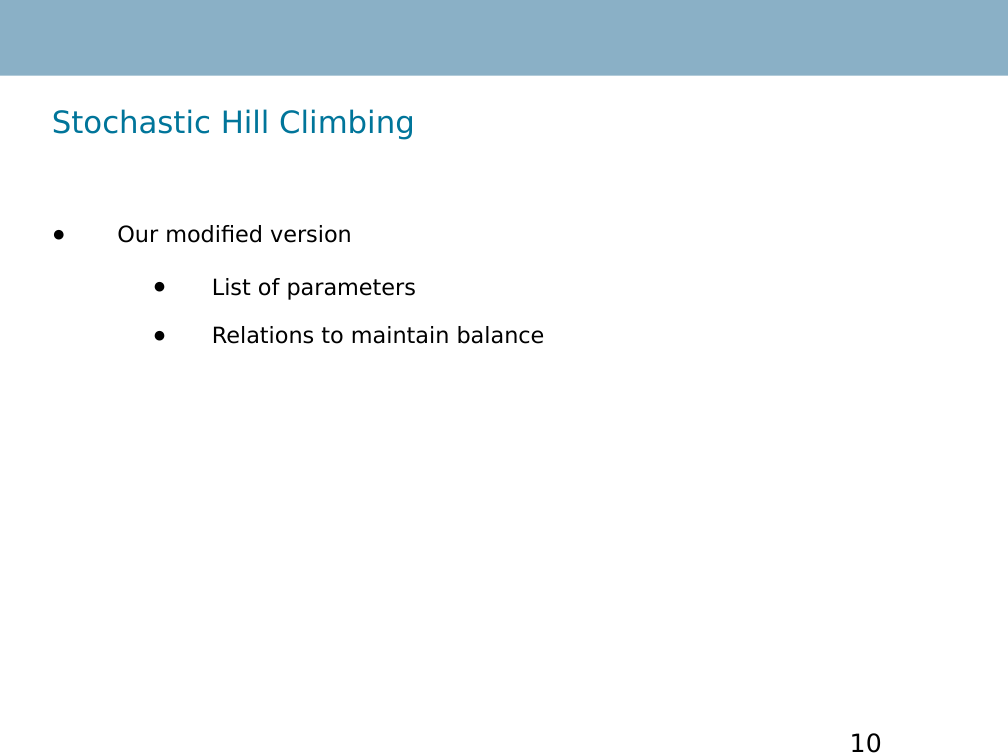
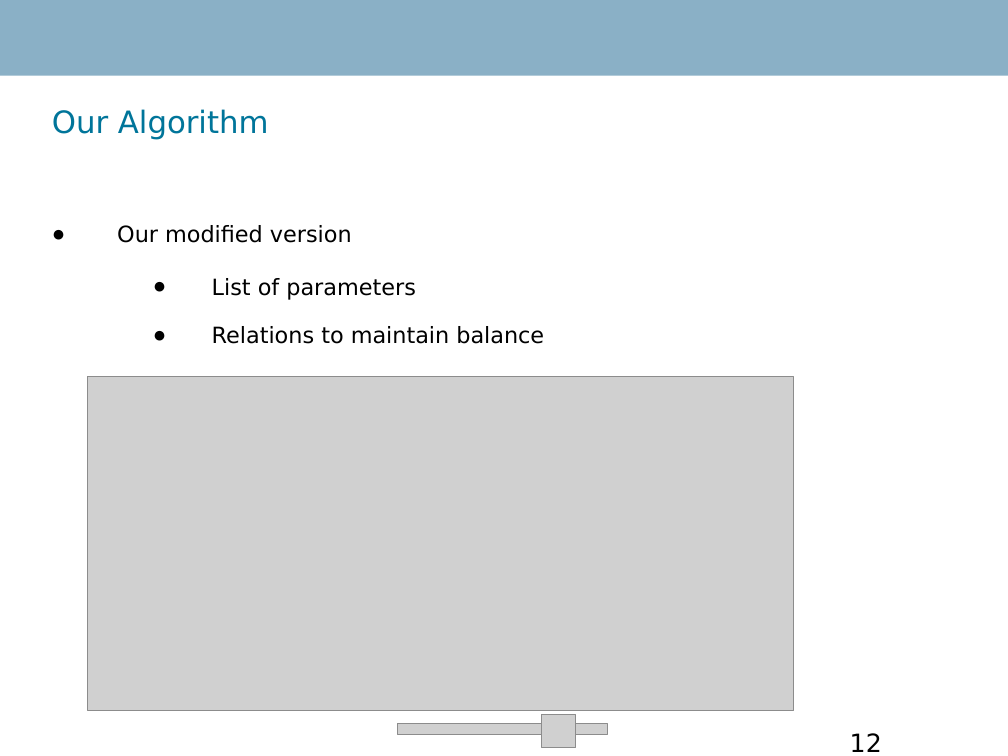
Before and after one commit to RobinTo/AdaptiveGame, a slide deck: slide 12 of IKT411 Advanced Project Report/presentation.ppt (slide 10 before the commit). Drawn at 1008x756 pixels with LibreOffice and Linux fonts; fonts in the diff are those of the drawing; grey boxes stand for pictures; background and template pictures are left out. Boxes give left, top, right and bottom in pixels: in the first picture for what was removed or moved away, otherwise in the second. Text is boxed around its words. In the diff, an @@ line names an element or a change of style, - is before the commit and + after.

```diff
--- a/IKT411 Advanced Project Report/presentation.ppt
+++ b/IKT411 Advanced Project Report/presentation.ppt
@@ title at (52, 109, 269, 139): text changed @@
-Stochastic Hill Climbing
+Our Algorithm
@@ text "Our modified version" at (117, 225, 544, 344): indent changed @@
@@ picture added at (88, 377, 793, 711) @@
@@ picture added at (542, 715, 576, 748) @@
@@ picture added at (397, 724, 607, 734) @@
@@ page number at (850, 733, 882, 752): text changed @@
-10
+12
```
Also in this commit, not shown: 12 other slides changed, 2 slides added, 2 other files.
